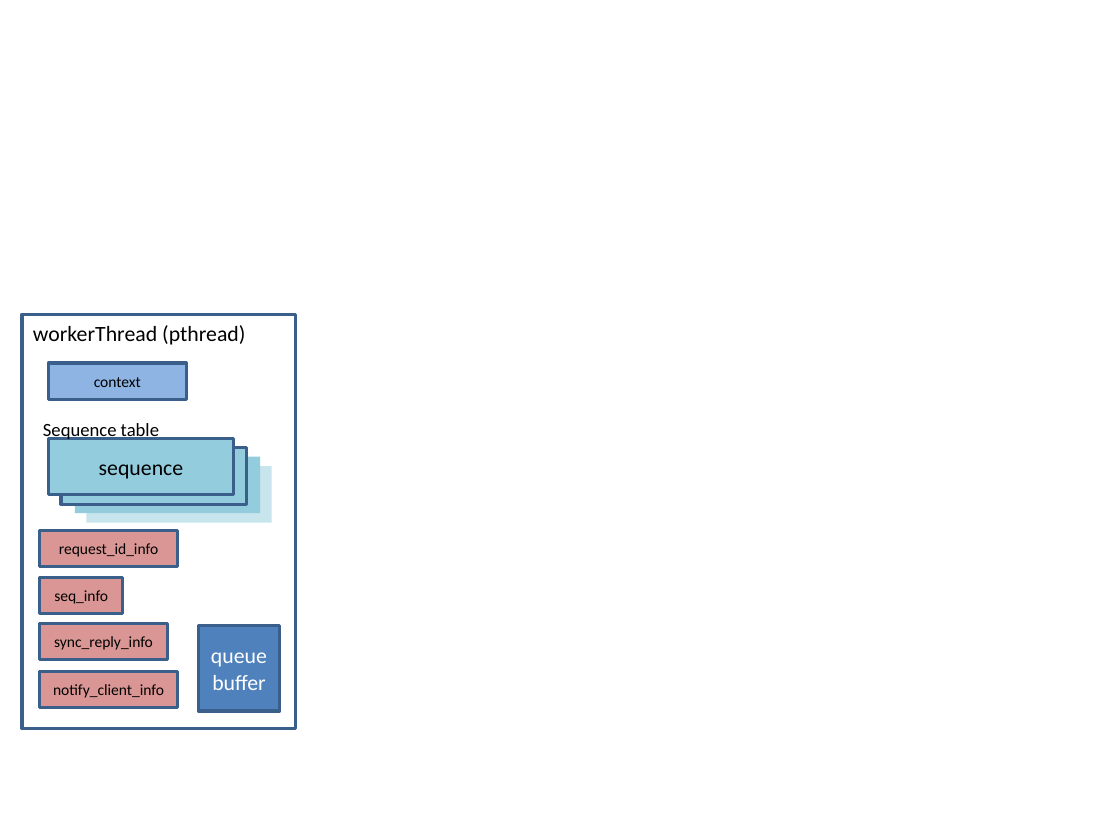
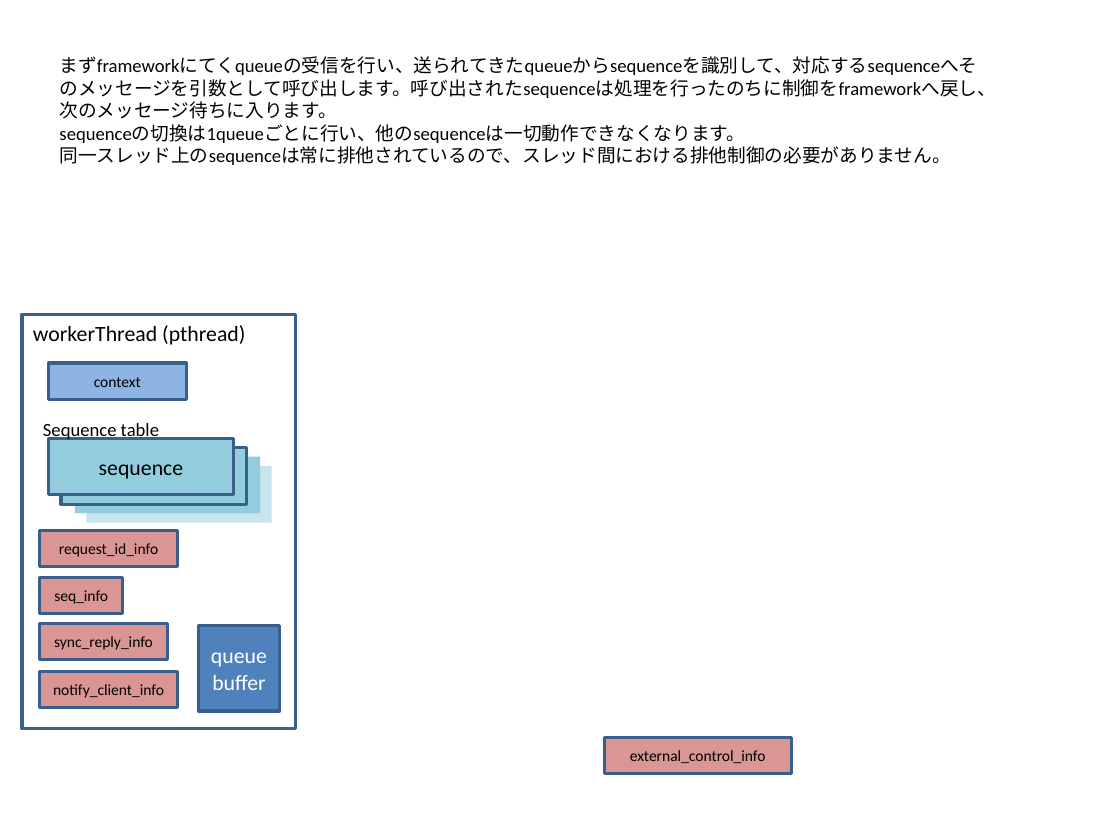
Before and after one commit to ysan/thread_manager, a slide deck: slide 3 of etc/thread_manager.pptx (slide 2 before the commit). Drawn at 1120x840 pixels with LibreOffice and Linux fonts; fonts in the diff are those of the drawing. Boxes give left, top, right and bottom in pixels: in the first picture for what was removed or moved away, otherwise in the second. Text is boxed around its words. In the diff, an @@ line names an element or a change of style, - is before the commit and + after.

```diff
--- a/etc/thread_manager.pptx
+++ b/etc/thread_manager.pptx
@@ text added at <box>59,56,996,165</box>, 12 pt, text #000000 @@
+まずframeworkにてくqueueの受信を行い、送られてきたqueueからsequenceを識別して、対応するsequenceへそのメッセージを引数として呼び出します。呼び出されたsequenceは処理を行ったのちに制御をframeworkへ戻し、次のメッセージ待ちに入ります。
+sequenceの切換は1queueごとに行い、他のsequenceは一切動作できなくなります。
+同一スレッド上のsequenceは常に排他されているので、スレッド間における排他制御の必要がありません。
@@ rectangle added at <box>604,737,791,773</box>, fill #D99694, outline #3A5F8C 2 pt, 10 pt, text #000000 @@
+external_control_info
```
Also in this commit, not shown: 1 other slide changed, 1 slide added, 4 other files.
